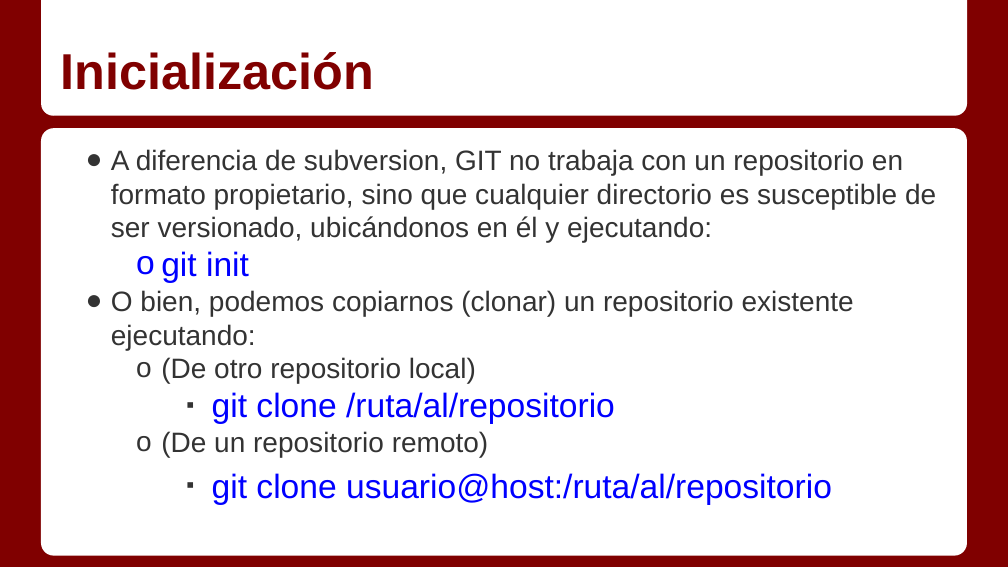
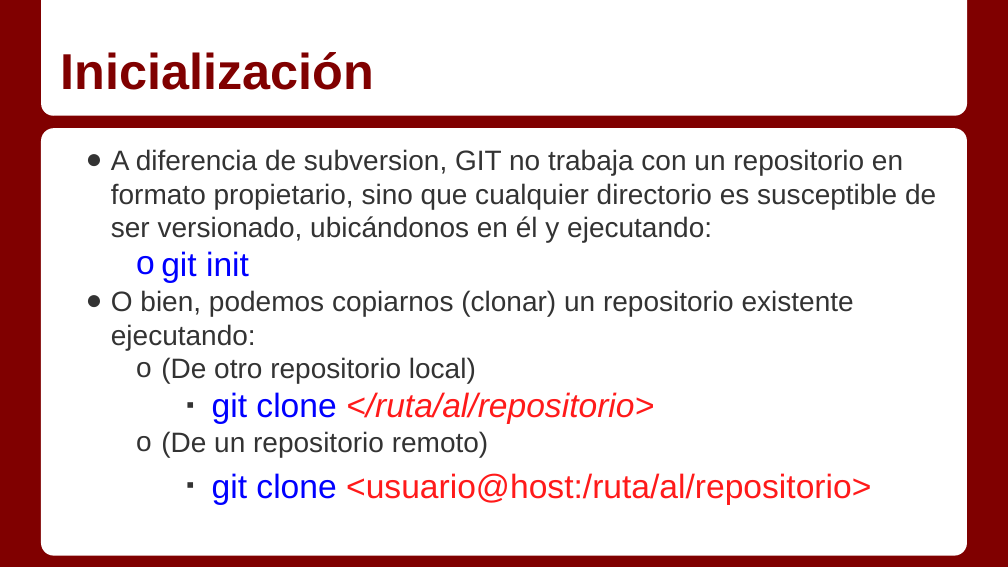
Before and after one commit to Gmuela/CursoJava, a slide deck: slide 16 of Git/GIT.pptx (slide 31 before the commit). Drawn at 1008x567 pixels with LibreOffice and Linux fonts; fonts in the diff are those of the drawing. Boxes give left, top, right and bottom in pixels: in the first picture for what was removed or moved away, otherwise in the second. Text is boxed around its words. In the diff, an @@ line names an element or a change of style, - is before the commit and + after.

```diff
--- a/Git/GIT.pptx
+++ b/Git/GIT.pptx
@@ text at box(212, 392, 654, 424): text changed; text colour #0000FF to #FF1A1A; italic on @@
-    ▪ git clone /ruta/al/repositorio
+    ▪ git clone </ruta/al/repositorio>
@@ text at box(212, 473, 871, 505): text changed; text colour #0000FF to #FF1A1A @@
-    ▪ git clone usuario@host:/ruta/al/repositorio
+    ▪ git clone <usuario@host:/ruta/al/repositorio>
```
Also in this commit, not shown: 7 other slides changed, 1 slide added, 17 slides removed, 6 other files.
